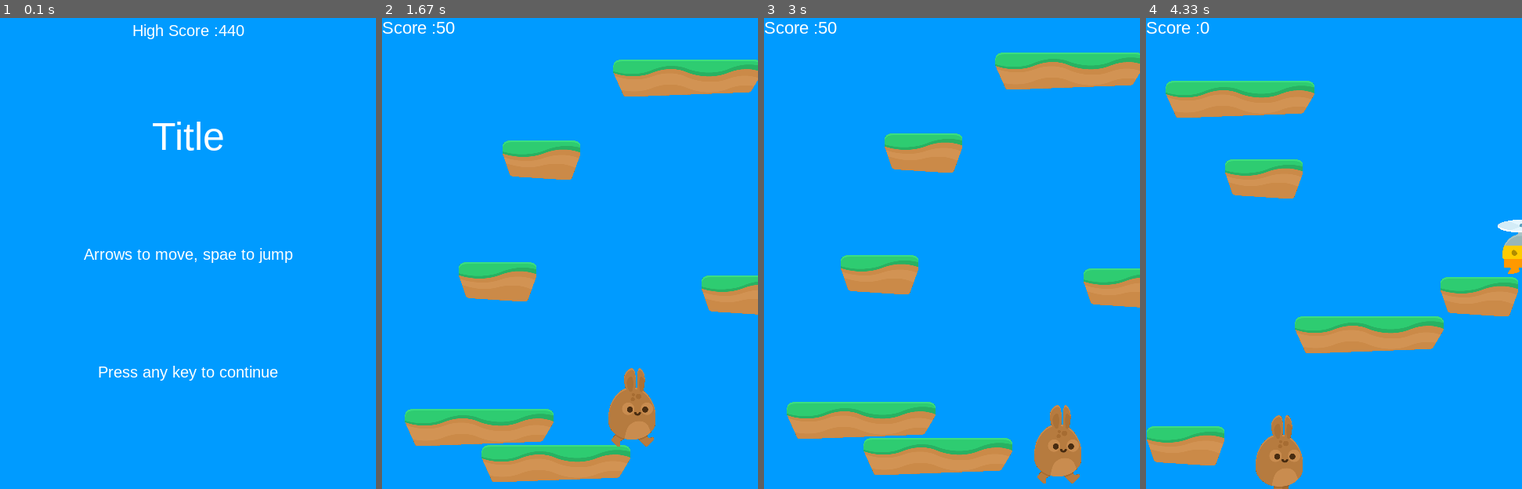
Above: before the commit, frames 1-4 (left to right).
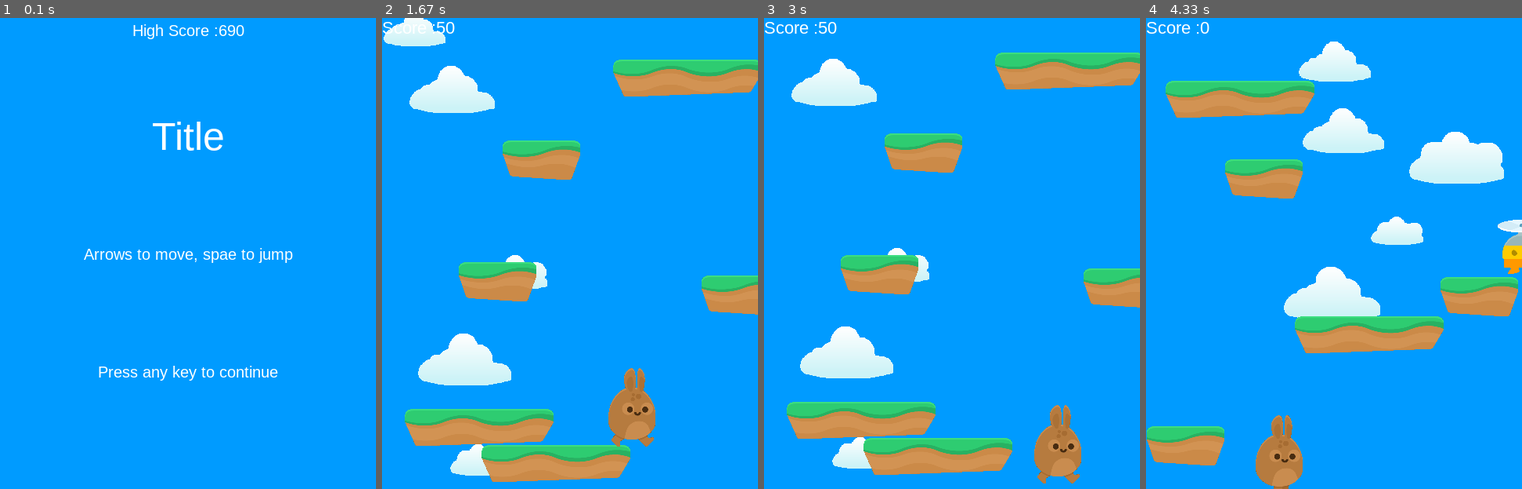
Above: after the commit, the same moments.

Repository: GwynWilson/Pygame-Collision
Game: pygame game, started from Platformer/Game.py
The game is run twice, just before and just after one commit, with the same random seed, the same clock (stepped at 60 frames per second) and the same inputs.
Inputs:
- Up to frame 1 (0.1 s): no input
- Up to frame 2 (1.67 s): hold Right 0.33-0.8 s; tap Space at 0.83 s; hold Right 1.17-1.63 s
- Up to frame 3 (3 s): hold Left 1.67-2.2 s; hold Right 2.23-2.63 s; hold Right from 2.67 s (still down)
- Up to frame 4 (4.33 s): release Right at 3.3 s; hold Right 3.83-4.3 s

The runs differ from the first frame. In frame 1, less than 0.1% of the frame differs, in the area x 58-63%, y 1-4%; in frame 2, 4.5%; in frame 3, 3.9%; in frame 4, 6.7%, in the area x 36-96%, y 5-64%.

Commit message:
Improved Collision and Added Clouds

Diff:
--- /dev/null
+++ b/Platformer/Collision.py
@@ -0,0 +1,41 @@
+# -*- coding: utf-8 -*-
+import pygame as pg
+import Constants as c
+
+class Collide():
+    def __init__(self,game):
+        self.game = game
+        self.plat_collide = True
+
+    def platform_collision(self):
+        if self.plat_collide:
+            if self.game.player.vel.y > 0:
+                hits = pg.sprite.spritecollide(self.game.player,
+                                               self.game.platforms,False)
+                if hits:
+                    lowest = max(hits,key=lambda x: x.rect.y)
+                    if self.game.player.pos.x < lowest.rect.right + 5 and \
+                        self.game.player.pos.x > lowest.rect.left - 5:
+                        if self.game.player.pos.y <= lowest.rect.centery:
+                            self.game.player.pos.y = lowest.rect.top + 1
+                            self.game.player.vel.y = 0
+                            self.game.player.jumping = False
+
+    def mob_collision(self):
+        mob_hit = pg.sprite.spritecollide(self.game.player,self.game.mobs,False,
+                                          pg.sprite.collide_mask)
+        if mob_hit:
+            self.plat_collide = False
+            self.game.player.hurt = True
+
+            for sprite in self.game.all_sprites:
+                sprite.rect.y -= self.game.player.vel.y
+                if sprite.rect.top < 0:
+                    sprite.kill()
+
+    def pow_collision(self):
+        pow_hits = pg.sprite.spritecollide(self.game.player,self.game.powerups,True)
+        for power in pow_hits:
+            if power.type == 'boost':
+                self.game.player.vel.y = -c.boost_power
+                self.game.player.jumping = False
--- a/Platformer/Constants.py
+++ b/Platformer/Constants.py
@@ -36,6 +36,7 @@
 plat_layer = 1
 pow_layer = 1
 mob_layer = 2
+cloud_layer = 0
 
 player_acc = 0.8
 player_fric = 0.15
--- a/Platformer/Game.py
+++ b/Platformer/Game.py
@@ -8,6 +8,7 @@
 import pygame as pg
 import random
 import Constants as c
+from Collision import *
 from Sprites import *
 from os import path
 
@@ -18,6 +19,7 @@
         self.clock = pg.time.Clock()
         self.font_name = pg.font.match_font(c.font_name)
         self.load_data()
+        self.collide = Collide(self)
 
         pg.init()
         pg.mixer.init()
@@ -33,9 +35,12 @@
 
         self.spritesheet = Spritesheet(path.join(img_dir,c.spritesheet_file))
 
+        self.cloud_images = []
+        for i in range(1,4):
+            img = pg.image.load(path.join(img_dir,'cloud{}.png'.format(i))).convert()
+            self.cloud_images.append(img)
 #        snd_dir = path.join(self.dir,'snd')
 #        self.jump_sound = pg.mixer.Sound(path.join(path.join(self.dir,'snd'),'Jump.mp3'))
-
 
     def new_game(self):
         self.score = 0
@@ -43,10 +48,17 @@
         self.platforms = pg.sprite.Group()
         self.powerups = pg.sprite.Group()
         self.mobs = pg.sprite.Group()
+        self.clouds = pg.sprite.Group()
         self.mob_timer = 0
         self.player = Player(self)
         for plat in c.platform_list:
             p = Platform(self,*plat)
+
+        for i in range(5):
+            cl = Cloud(self)
+            cl.rect.y += 500
+
+        self.collide.plat_collide = True
         self.game_loop()
 
     def draw_text(self,text,size,colour,x,y,topleft=False):
@@ -61,26 +73,26 @@
 
     def update(self):
         self.all_sprites.update()
-        if self.player.vel.y > 0:
-            hits = pg.sprite.spritecollide(self.player,self.platforms,False)
-            if hits:
-                lowest = max(hits,key=lambda x: x.rect.y)
-                if self.player.pos.x < lowest.rect.right + 5 and \
-                    self.player.pos.x > lowest.rect.left - 5:
-                    if self.player.pos.y <= lowest.rect.centery:
-                        self.player.pos.y = lowest.rect.top + 1
-                        self.player.vel.y = 0
-                        self.player.jumping = False
+
+        self.collide.mob_collision()
+        self.collide.platform_collision()
+        self.collide.pow_collision()
 
         if self.player.rect.top <= c.height/4:
+            if random.randrange(100) < 10:
+                Cloud(self)
             scroll_vel = max(3,abs(self.player.vel.y))
             self.player.pos.y += scroll_vel
+
+            for cloud in self.clouds:
+                cloud.rect.y += (scroll_vel // 2)
+                if cloud.rect.top > c.height:
+                    cloud.kill()
             for plat in self.platforms:
                 plat.rect.y += scroll_vel
                 if plat.rect.top > c.height:
                     self.score += 10
                     plat.kill()
-
             for mob in self.mobs:
                 mob.rect.y += scroll_vel
                 if mob.rect.top > c.height:
@@ -91,12 +103,6 @@
             y = -random.randrange(30,75)
             x = random.randrange(0,c.width - plat_width)
             p = Platform(self,x,y)
-
-        pow_hits = pg.sprite.spritecollide(self.player,self.powerups,True)
-        for power in pow_hits:
-            if power.type == 'boost':
-                self.player.vel.y = -c.boost_power
-                self.player.jumping = False
 
         if self.player.rect.bottom > c.height:
             for sprite in self.all_sprites:
@@ -127,7 +133,6 @@
     def draw(self):
         self.screen.fill(c.blue_light)
         self.all_sprites.draw(self.screen)
-        self.screen.blit(self.player.image,self.player.rect)
         self.draw_text('Score :{}'.format(str(self.score)),22,c.white,0,0,topleft=True)
         pg.display.update()
 
--- a/Platformer/High Score.txt
+++ b/Platformer/High Score.txt
@@ -1 +1 @@
-440
+690
--- a/Platformer/Sprites.py
+++ b/Platformer/Sprites.py
@@ -18,6 +18,7 @@
 class Player(pg.sprite.Sprite):
     def __init__(self,game):
         self.groups = game.all_sprites
+        self._layer = c.player_layer
         pg.sprite.Sprite.__init__(self,self.groups)
         self.game = game
         self.load_images()
@@ -26,6 +27,7 @@
 
         self.walking = False
         self.jumping = False
+        self.hurt = False
         self.current_frame = 0
         self.last_update = 0
 
@@ -52,6 +54,8 @@
         self.walk_frames_l = [pg.transform.flip(x,True,False) for x in self.walk_frames_r]
         self.jump_frame = self.game.spritesheet.get_image(382,763,150,181)
         self.jump_frame.set_colorkey(c.black)
+        self.hurt_image = self.game.spritesheet.get_image(382,946,150,174)
+        self.hurt_image.set_colorkey(c.black)
 
     def jump(self):
         #Could be moved into the game to avoid referancing game upon init
@@ -75,9 +79,6 @@
             self.last_update = now
             self.current_frame = (self.current_frame + 1) % len(list_)
             self.image = list_[self.current_frame]
-            bot = self.rect.bottom
-            self.rect = self.image.get_rect()
-            self.rect.bottom = bot
 
     def animate(self):
         now = pg.time.get_ticks()
@@ -92,9 +93,14 @@
                     self.animate_frame(self.walk_frames_l,now,c.refresh_walk)
         elif self.jumping:
             self.image = self.jump_frame
-            bot = self.rect.bottom
-            self.rect = self.image.get_rect()
-            self.rect.bottom = bot
+        if self.hurt:
+            self.image = self.hurt_image
+
+        bot = self.rect.bottom
+        self.rect = self.image.get_rect()
+        self.rect.bottom = bot
+
+        self.mask = pg.mask.from_surface(self.image)
 
     def update(self):
         self.animate()
@@ -126,6 +132,7 @@
 class Platform(pg.sprite.Sprite):
     def __init__(self,game,x,y):
         self.groups = game.all_sprites, game.platforms
+        self._layer = c.plat_layer
         pg.sprite.Sprite.__init__(self,self.groups)
         self.game = game
         images = [self.game.spritesheet.get_image(0,288,380,94),
@@ -142,6 +149,7 @@
 class Power(pg.sprite.Sprite):
     def __init__(self,game,plat):
         self.groups = game.all_sprites, game.powerups
+        self._layer = c.pow_layer
         pg.sprite.Sprite.__init__(self,self.groups)
         self.game = game
         self.plat = plat
@@ -162,6 +170,7 @@
 class Mob(pg.sprite.Sprite):
     def __init__(self,game):
         self.groups = game.all_sprites, game.mobs
+        self._layer = c.mob_layer
         pg.sprite.Sprite.__init__(self,self.groups)
         self.game = game
         self.image_up = self.game.spritesheet.get_image(566,510,122,139)
@@ -193,3 +202,23 @@
         self.rect.y += self.vy
         if self.rect.left > c.width + 50 or self.rect.right < -50:
             self.kill()
+        self.mask = pg.mask.from_surface(self.image)
+
+class Cloud(pg.sprite.Sprite):
+    def __init__(self,game):
+        self.groups = game.all_sprites, game.clouds
+        self._layer = c.cloud_layer
+        pg.sprite.Sprite.__init__(self,self.groups)
+        self.game = game
+        self.image = choice(self.game.cloud_images)
+        self.image.set_colorkey(c.black)
+        self.rect = self.image.get_rect()
+        scale = randrange(50,101)/100.
+        self.image = pg.transform.scale(self.image,(int(self.rect.width*scale),
+                                                   int(self.rect.height*scale)))
+        self.rect.x = randrange(0,c.width-self.rect.width)
+        self.rect.y = randrange(-500,-50)
+
+    def update(self):
+        if self.rect.top > c.height*2:
+            self.kill()
Binary file added: Platformer/img/cloud1.png
Binary file added: Platformer/img/cloud2.png
Binary file added: Platformer/img/cloud3.png
Not shown, added: Platformer/Collision.pyc
Not shown, changed: Platformer/Constants.pyc
Not shown, changed: Platformer/Sprites.pyc
